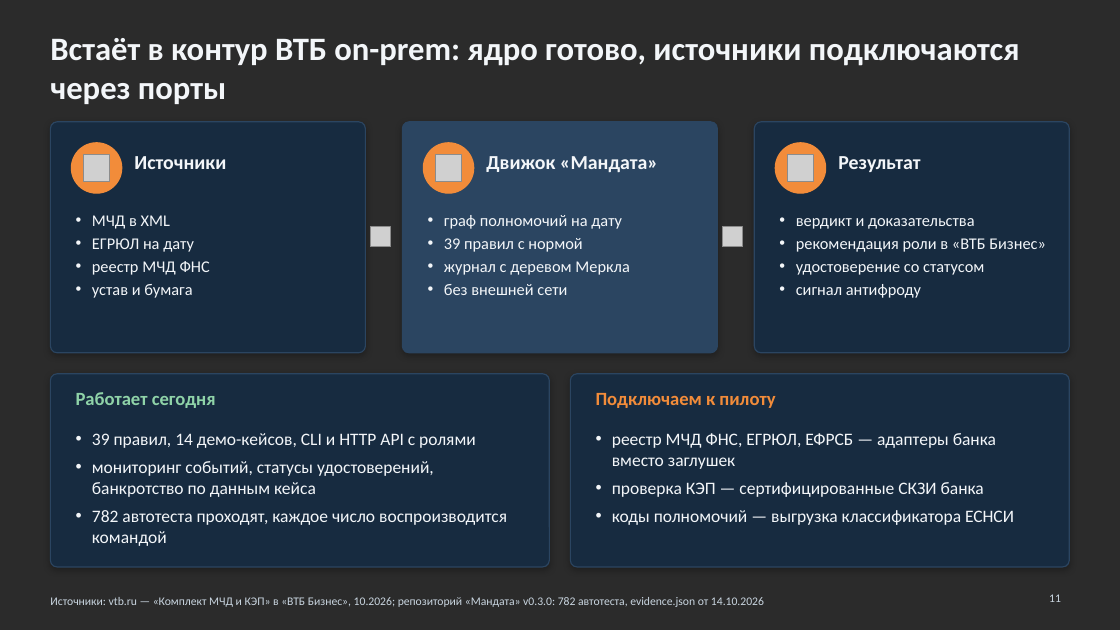
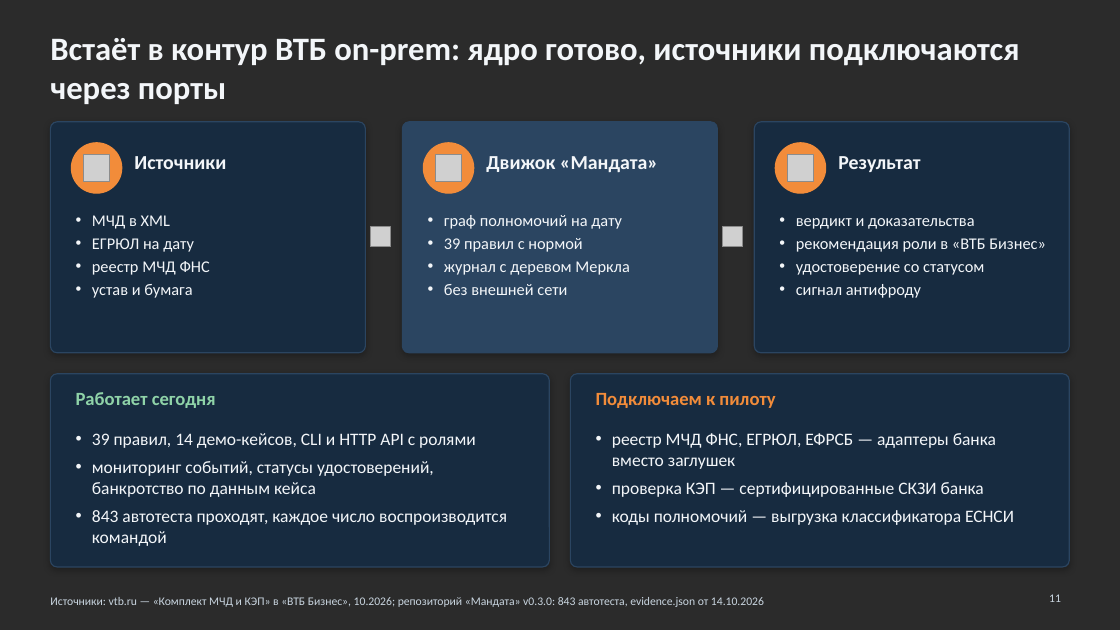
Before and after one commit to KonkovDV/Mandat, a slide deck: slide 11 of submission/slides/Mandat_VTB.pptx. Drawn at 1120x630 pixels with LibreOffice and Linux fonts; fonts in the diff are those of the drawing; grey boxes stand for pictures; background and template pictures are left out; a plain dark background stands for a picture behind light text. Boxes give left, top, right and bottom in pixels: in the first picture for what was removed or moved away, otherwise in the second. Text is boxed around its words. In the diff, an @@ line names an element or a change of style, - is before the commit and + after.

```diff
--- a/submission/slides/Mandat_VTB.pptx
+++ b/submission/slides/Mandat_VTB.pptx
@@ text at (x1=92, y1=510, x2=507, y2=546): text changed @@
-• 782 автотеста проходят, каждое число воспроизводится командой
+• 843 автотеста проходят, каждое число воспроизводится командой
@@ text at (x1=50, y1=597, x2=764, y2=607): text changed @@
-Источники: vtb.ru — «Комплект МЧД и КЭП» в «ВТБ Бизнес», 10.2026; репозиторий «Мандата» v0.3.0: 782 автотеста, evidence.json от 14.10.2026
+Источники: vtb.ru — «Комплект МЧД и КЭП» в «ВТБ Бизнес», 10.2026; репозиторий «Мандата» v0.3.0: 843 автотеста, evidence.json от 14.10.2026
```
Also in this commit, not shown: 1 other slide changed, 15 other files.
